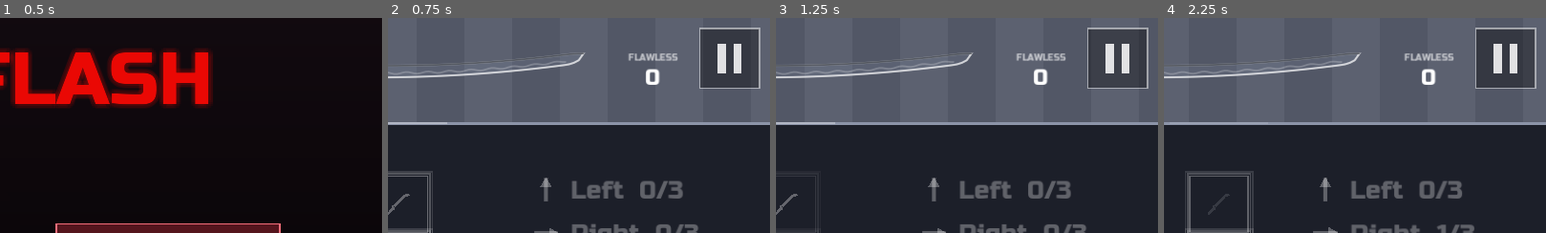
Above: before the commit, frames 1-4 (left to right).
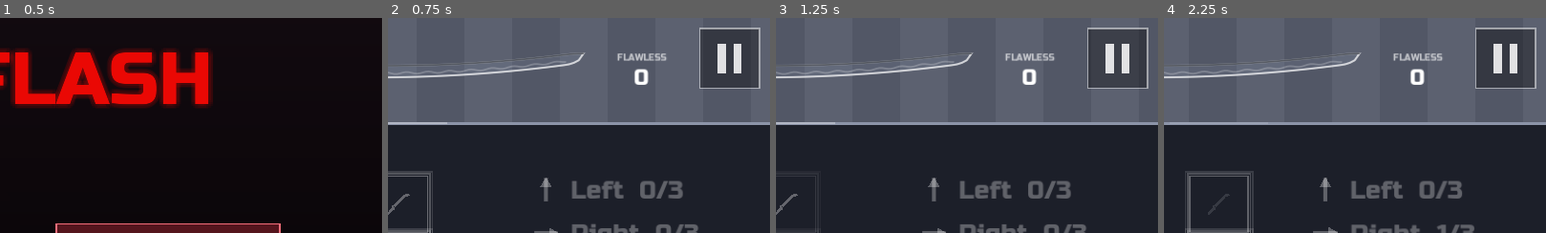
Above: after the commit, the same moments.

Repository: fredsbreads/game-off
Game: Godot game, scene res://scenes/main.tscn
Same seed, same stepped clock (60 frames per second), same inputs: the game is played once before the commit and once after it. Sound files missing from this copy of the repository are replaced by a short silence.
Inputs (mouse positions are % of the whole screen's width and height, from its top left):
- Up to frame 1 (0.5 s): no input
- Up to frame 2 (0.75 s): tap Enter at 0.5 s; move the mouse to (72, 45) at 0.52 s; hold Right from 0.53 s (still down); hold J (tp_vertical) from 0.53 s (still down); click (72, 45) at 0.67 s
- Up to frame 3 (1.25 s): keep holding Right; keep holding J (tp_vertical); tap Space at 0.77 s
- Up to frame 4 (2.25 s): move the mouse to (30, 55) at 1.27 s; release Right at 1.28 s; release J (tp_vertical) at 1.28 s; hold Down 1.28-2.03 s; tap Shift at 1.35 s; tap Space at 1.52 s; move the mouse to (60, 28) at 2.02 s; hold Right from 2.03 s (still down); tap Enter at 2.1 s
The pictures show only the part of the screen within x 50-100%, y 0-50%; the shares and areas given below are measured in that part.

Frame 1 is identical in both runs. In frame 2, 0.8% of the frame differs, in the area x 60-76%, y 16-32%; in frame 3, 0.8%; in frame 4, 0.8%.

Commit message:
Flawless counter centred between the katana tip and pause; it grows in place at the first golden and first rainbow of a run

Diff:
--- a/scripts/hud.gd
+++ b/scripts/hud.gd
@@ -448,12 +448,16 @@
 	# The level and the katana a little left of centre (room for the streak);
 	# the bolt halfway between the screen's left edge and the level; the
 	# streak toward the right edge.
-	var streak_left := view.x - 190.0
 	var ext := _top.extent()
 	_top.position = Vector2(view.x / 2.0 - 22.0 - (ext.x + ext.y) / 2.0, maxf(ceiling_y * 0.5, 34.0) - TopBar.BLADE.y / 2.0)
 	var level_left := _top.position.x + ext.x
 	_top.bolt_x = level_left / 2.0 - TopBar.BOLT_SIZE.x / 2.0 - _top.position.x
-	_top.streak_x = streak_left - _top.position.x
+	# The flawless number: centred between the katana's tip and the pause
+	# button (room to grow without reaching either).
+	var tip := _top.position.x + ext.y
+	var pause_left := view.x - PAUSE_BUTTON_SIZE - PAUSE_BUTTON_MARGIN
+	var cw := TopBar.FONT.get_string_size("FLAWLESS", HORIZONTAL_ALIGNMENT_LEFT, -1, 12).x
+	_top.streak_x = (tip + pause_left) / 2.0 - cw / 2.0 - _top.position.x
 
 
 ## The power-up meter: value out of full; charged = full and ready.
--- a/scripts/main.gd
+++ b/scripts/main.gd
@@ -131,7 +131,7 @@
 var _streak_shown := 0   # the flawless streak on screen (held through a finisher)
 var _finished_before := false   # the whole finisher has played once this run
 var _fin_hop := FINISHER_HOP
-const STREAK_FLY_IN := 0.365    # the first golden: the flawless number glides to the middle, and straight back, this long each way
+const STREAK_FLY_IN := 0.365    # the first golden: the flawless number grows, and straight back, this long each way
 var _fin_explain := false   # the first golden's pointer at the flawless number is up
 var _fin_strike_fps := FINISHER_STRIKE_FPS
 var _fin_bolt_fps := FINISHER_BOLT_FPS
@@ -1699,10 +1699,10 @@
 		if Settings.rainbow:
 			Palette.set_rainbow(true)
 	_fin_hop = FINISHER_QUICK_HOP if quick else (FINISHER_RAINBOW_HOP if to_rainbow else FINISHER_HOP)
-	# The first golden of a run points at why, with light alone: as the
-	# flawless number ticks onto 50 (the sweep's end), all but it dims for a
-	# moment, then brightens again (see _finisher_level_up).
-	_fin_explain = not quick and not to_rainbow
+	# The first golden (and the first rainbow) of a run points at why: as
+	# the flawless number ticks onto 50 (100) at the sweep's end, it grows
+	# where it is and back (see _finisher_level_up).
+	_fin_explain = not quick   # (the first golden, and the first rainbow)
 	_fin_strike_fps = 18.0 if quick else FINISHER_STRIKE_FPS
 	_fin_bolt_fps = FINISHER_QUICK_BOLT_FPS if quick else FINISHER_BOLT_FPS
 	_fin_after = FINISHER_QUICK_AFTER if quick else FINISHER_SWEEP_AFTER
@@ -2191,13 +2191,10 @@
 	_clear_pending()
 
 
-## The flawless number glides to the middle of the screen, growing, and
-## straight back to its place.
+## The flawless number grows where it is and shrinks straight back.
 func _light_on_streak() -> void:
 	var top: Control = hud._top
-	top.fly_to = top.get_global_transform().affine_inverse() * (hud.get_viewport().get_visible_rect().size / 2.0)
-	# Moving the whole time: out, turning at the middle, straight back
-	# (eased each way, so it slows into the turn and speeds out of it).
+	# Moving the whole time: growing, then straight back (eased each way).
 	var t := create_tween().set_pause_mode(Tween.TWEEN_PAUSE_STOP).set_trans(Tween.TRANS_SINE).set_ease(Tween.EASE_IN_OUT)
 	t.tween_property(top, "fly", 1.0, STREAK_FLY_IN)
 	t.tween_property(top, "fly", 0.0, STREAK_FLY_IN)
--- a/scripts/top_bar.gd
+++ b/scripts/top_bar.gd
@@ -715,11 +715,10 @@
 	return x + w / 2.0
 
 
-## 0..1: the flawless number (and its caption) glides from its place to
-## fly_to (in this node's space) and grows to FLY_SCALE (hud.gd moves it).
+## 0..1: the flawless number (and its caption) grows to FLY_SCALE where it
+## is, kept on screen (main.gd moves it).
 var fly := 0.0
-var fly_to := Vector2.ZERO
-const FLY_SCALE := 3.0
+const FLY_SCALE := 2.2
 
 func _draw_streak() -> void:
 	var x := streak_x
@@ -734,9 +733,19 @@
 	var cw := FONT.get_string_size("FLAWLESS", HORIZONTAL_ALIGNMENT_LEFT, -1, 12).x
 	var cap_at := Vector2(_streak_number_x(x, cw), mid - 15.0)   # the caption's centre-baseline
 	if f > 0.0:
+		# It grows where it is, nudged in just enough to stay on screen
+		# (it's up in the corner).
 		var home := centre
-		centre = home.lerp(fly_to, f)
-		cap_at = centre + (cap_at - home) * grow
+		var cap_rel := cap_at - home
+		var half_w := maxf(cw, w) / 2.0 * grow
+		var top_y := (cap_rel.y - 12.0 * 0.8) * grow   # (the caption's top, from the centre)
+		var screen_top := -global_position.y + 4.0
+		var screen_right := get_viewport_rect().size.x - global_position.x - 4.0
+		var to := home
+		to.y = maxf(to.y, screen_top - top_y)
+		to.x = minf(to.x, screen_right - half_w)
+		centre = home.lerp(to, f)
+		cap_at = centre + cap_rel * grow
 	# While it's out (and coming back), the words are drawn at their full
 	# grown size and scaled down, so they stay sharp: drawn small and
 	# scaled up, they blurred. The caption brightens on its way out too.
